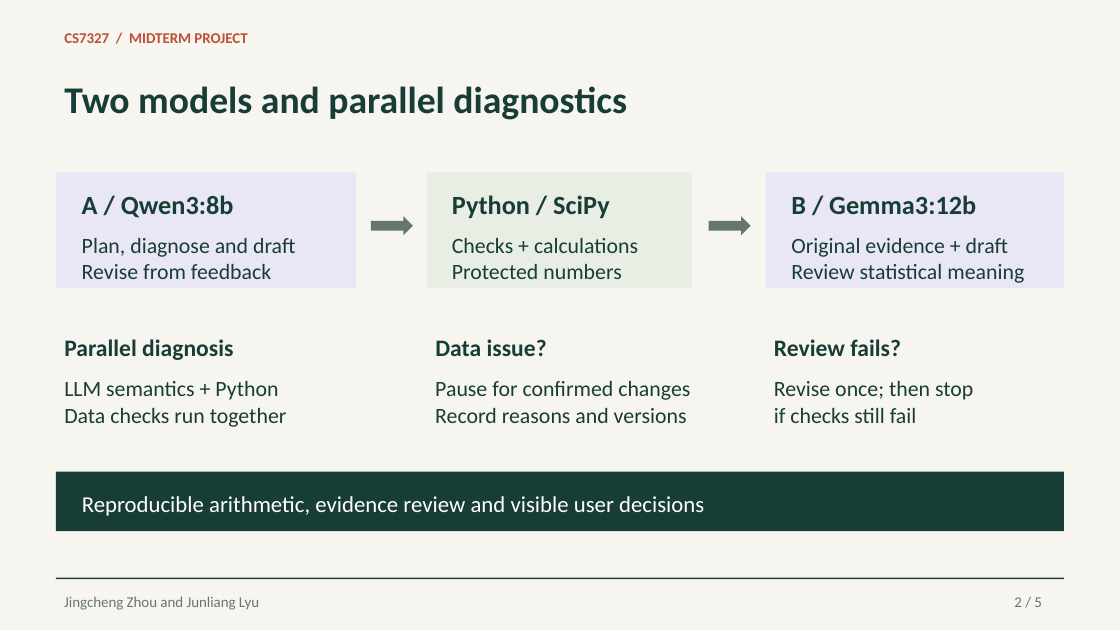
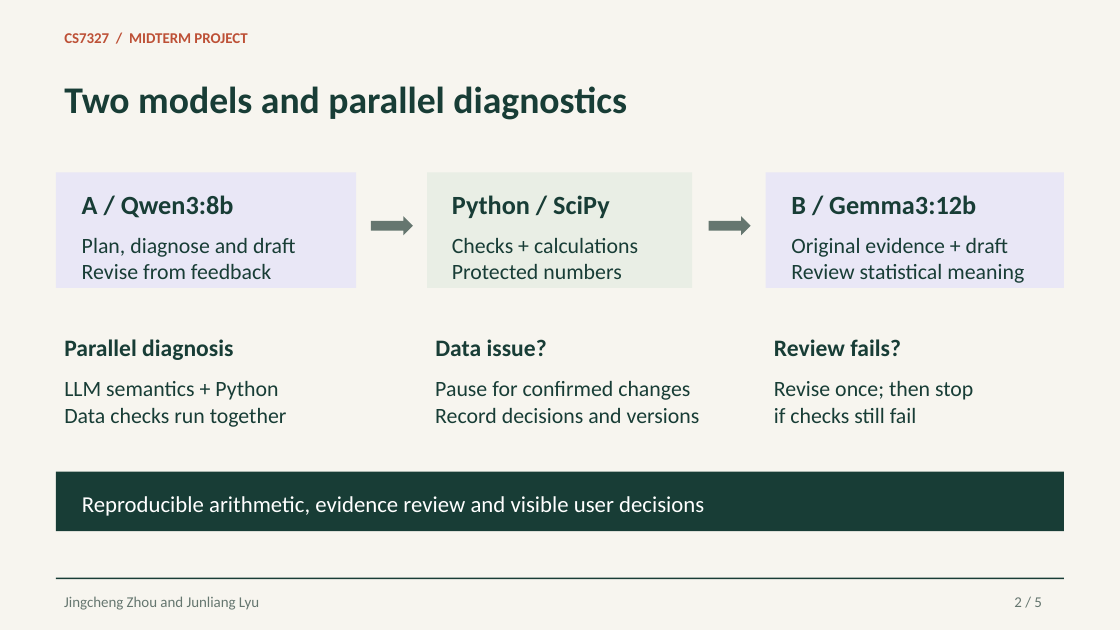
Before and after one commit to thisisbread1999/statistical-analysis-assistant, a slide deck: slide 2 of assignments/2026-10-12/midterm/Midterm_Presentation_Final.pptx. Drawn at 1120x630 pixels with LibreOffice and Linux fonts; fonts in the diff are those of the drawing. Boxes give left, top, right and bottom in pixels: in the first picture for what was removed or moved away, otherwise in the second. Text is boxed around its words. In the diff, an @@ line names an element or a change of style, - is before the commit and + after.

```diff
--- a/assignments/2026-10-12/midterm/Midterm_Presentation_Final.pptx
+++ b/assignments/2026-10-12/midterm/Midterm_Presentation_Final.pptx
@@ text at bbox=[435, 408, 700, 423]: text changed @@
-Record reasons and versions
+Record decisions and versions
```
Also in this commit, not shown: 3 other slides changed, 3 other files.
